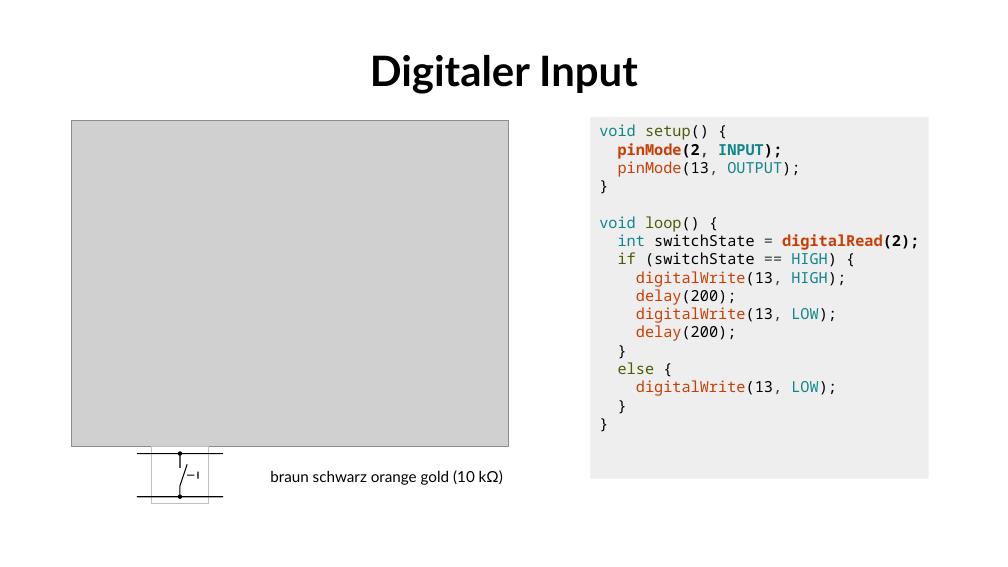
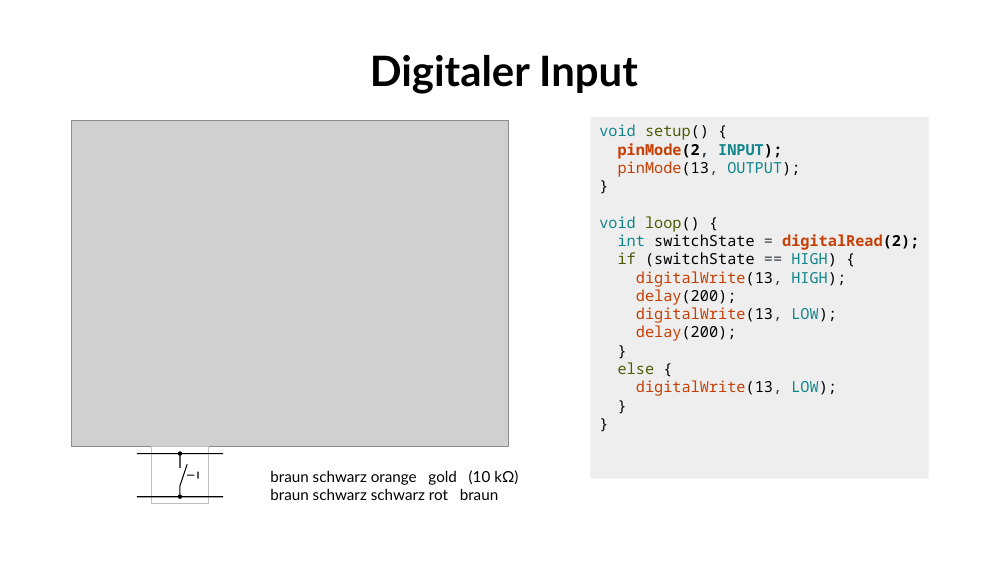
Before and after one commit to fablabwinti/workshop-arduino-1, a slide deck: slide 13 of ArduinoI.odp. Drawn at 1008x567 pixels with LibreOffice and Linux fonts; fonts in the diff are those of the drawing; grey boxes stand for pictures; background and template pictures are left out. Boxes give left, top, right and bottom in pixels: in the first picture for what was removed or moved away, otherwise in the second. Text is boxed around its words. In the diff, an @@ line names an element or a change of style, - is before the commit and + after.

```diff
--- a/ArduinoI.odp
+++ b/ArduinoI.odp
@@ text at (270, 488, 499, 500): paragraph added @@
+braun schwarz schwarz rot braun
```
Also in this commit, not shown: 2 other slides changed.
